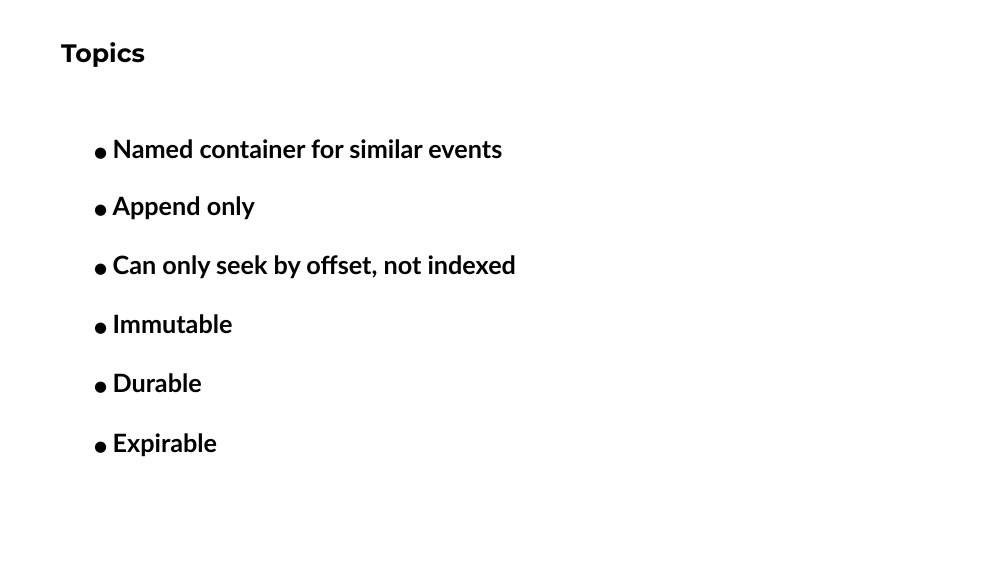
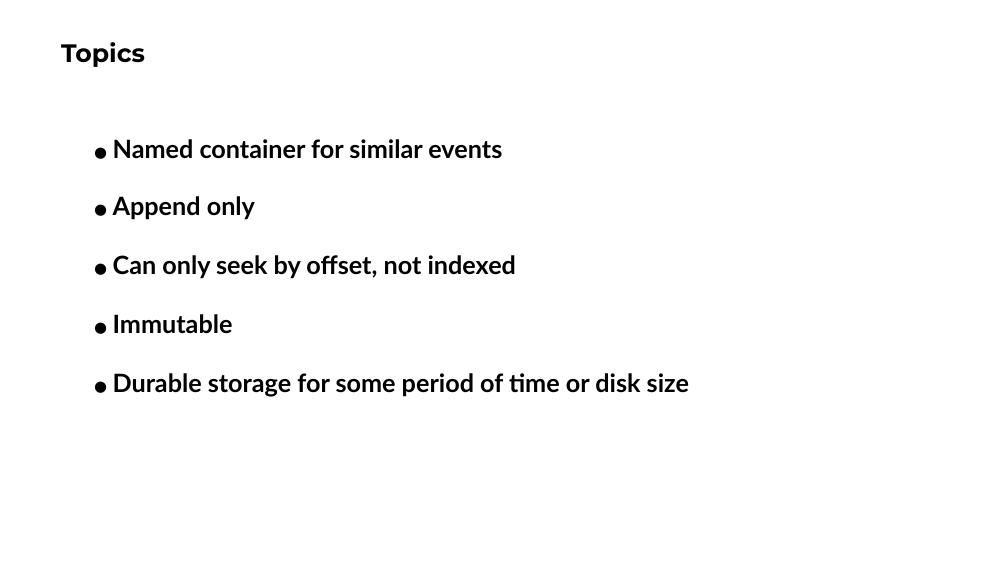
Before and after one commit to ngoctd314/tech-talk, a slide deck: slide 4 of kafka/slide.pptx. Drawn at 1008x567 pixels with LibreOffice and Linux fonts; fonts in the diff are those of the drawing. Boxes give left, top, right and bottom in pixels: in the first picture for what was removed or moved away, otherwise in the second. Text is boxed around its words. In the diff, an @@ line names an element or a change of style, - is before the commit and + after.

```diff
--- a/kafka/slide.pptx
+++ b/kafka/slide.pptx
@@ text at box(113, 373, 689, 396): text changed @@
-● Durable
+● Durable storage for some period of time or disk size
@@ text removed at box(113, 433, 217, 457) @@
-● Expirable
```
Also in this commit, not shown: 7 other slides changed, 21 slides added, 6 slides removed, 4 other files.
